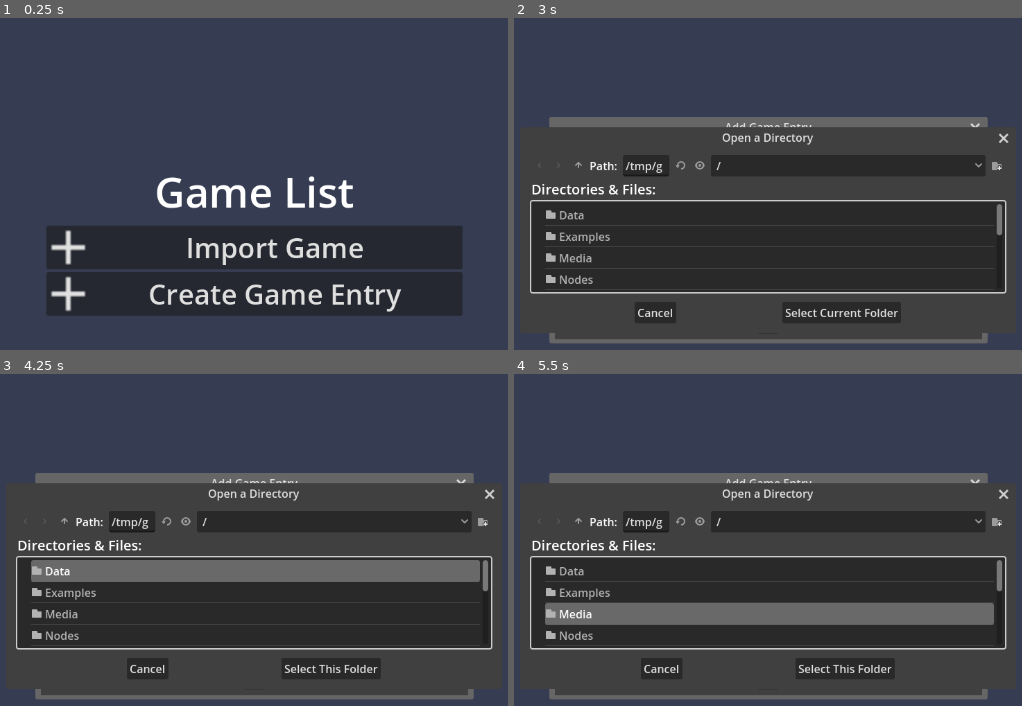
Above: before the commit, frames 1-4 (two rows, left to right).
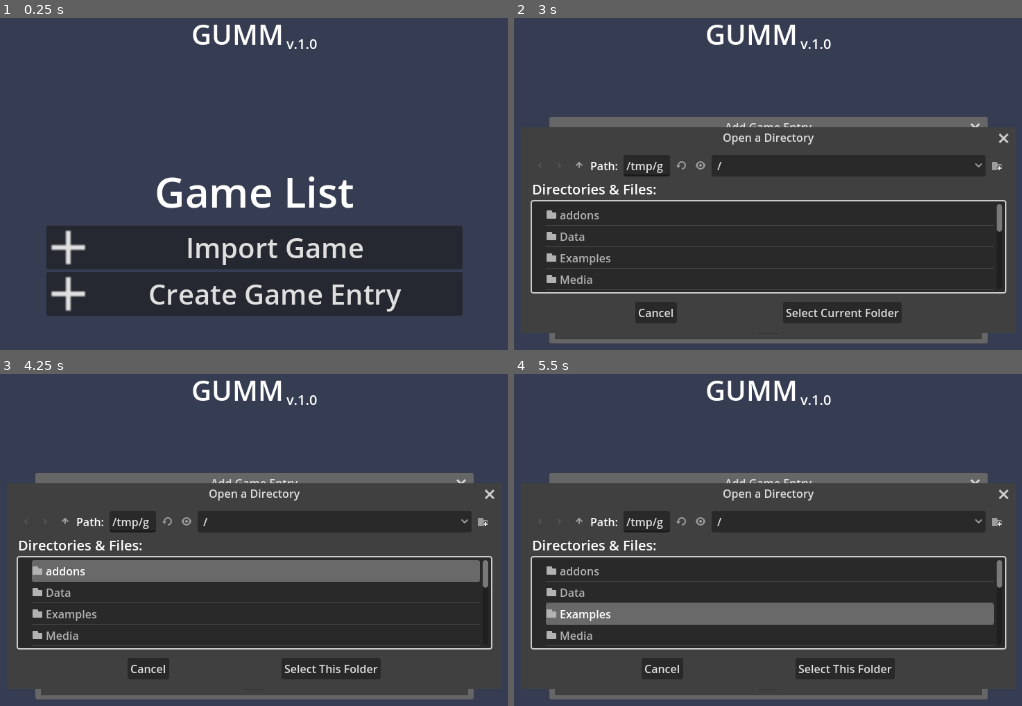
Above: after the commit, the same moments.

Repository: KoBeWi/Godot-Universal-Mod-Manager
Game: Godot game, scene res://Scenes/Main.tscn
Two runs of this game, one before a commit and one after it. Both use one fixed random seed, a clock stepped at 60 frames per second and the inputs below.
Inputs (mouse positions are in pixels of both pictures, inside the frame that each line leads up to):
- Up to frame 1 (0.25 s): no input
- Up to frame 2 (3 s): click "Import Game" at 0.5 s; click (803, 154) at 1.27 s; type "12" at 1.35 s; click (803, 180) at 1.5 s; type "12" at 1.58 s; click "Create Game Entry" at 2 s; click (966, 154) at 2.77 s
- Up to frame 3 (4.25 s): click "Copy Descriptor?" at 3.5 s
- Up to frame 4 (5.5 s): click "Import Game" at 4.25 s; click "Create Game Entry" at 5 s

The runs differ from the first frame. In frame 1, 0.7% of the frame differs, in the area x 37-63%, y 1-10%; in frame 2, 2.5%, in the area x 3-97%, y 1-91%; in frame 3, 2.2%; in frame 4, 2.2%.

Commit message:
Added version

Diff:
--- a/Scenes/Main.tscn
+++ b/Scenes/Main.tscn
@@ -1,8 +1,15 @@
-[gd_scene load_steps=4 format=3 uid="uid://jykr2g2kil0d"]
+[gd_scene load_steps=5 format=3 uid="uid://jykr2g2kil0d"]
 
 [ext_resource type="Script" path="res://Scenes/Main.gd" id="1_tstig"]
 [ext_resource type="Texture2D" uid="uid://s0pfm6agi7gy" path="res://Textures/Add.svg" id="1_ypae8"]
 [ext_resource type="PackedScene" uid="uid://o4ix83ajmoe2" path="res://Nodes/PathEdit.tscn" id="4_w173i"]
+
+[sub_resource type="GDScript" id="GDScript_llbit"]
+script/source = "extends Label
+
+func _ready() -> void:
+	text += preload(\"res://version.gd\").VERSION
+"
 
 [node name="Main" type="VBoxContainer"]
 anchors_preset = 15
@@ -15,6 +22,26 @@
 metadata/_edit_vertical_guides_ = []
 metadata/_edit_lock_ = true
 
+[node name="HBoxContainer" type="HBoxContainer" parent="."]
+layout_mode = 2
+size_flags_vertical = 2
+alignment = 1
+
+[node name="Label2" type="Label" parent="HBoxContainer"]
+layout_mode = 2
+size_flags_vertical = 2
+theme_override_font_sizes/font_size = 40
+text = "GUMM"
+horizontal_alignment = 1
+
+[node name="Label3" type="Label" parent="HBoxContainer"]
+layout_mode = 2
+size_flags_vertical = 8
+theme_override_font_sizes/font_size = 20
+text = "v."
+horizontal_alignment = 1
+script = SubResource("GDScript_llbit")
+
 [node name="Label" type="Label" parent="."]
 layout_mode = 2
 theme_override_font_sizes/font_size = 60
@@ -43,6 +70,10 @@
 text = "Create Game Entry"
 icon = ExtResource("1_ypae8")
 expand_icon = true
+
+[node name="Control" type="Control" parent="."]
+layout_mode = 2
+size_flags_vertical = 3
 
 [node name="AddGame" type="AcceptDialog" parent="."]
 unique_name_in_owner = true
--- a/project.godot
+++ b/project.godot
@@ -36,6 +36,10 @@
 
 window/subwindows/embed_subwindows=false
 
+[editor_plugins]
+
+enabled=PackedStringArray("res://addons/AutoExportVersion/plugin.cfg")
+
 [rendering]
 
 renderer/rendering_method="gl_compatibility"
--- /dev/null
+++ b/version.gd
@@ -0,0 +1,2 @@
+extends RefCounted
+const VERSION: String = "1.0"
Not shown, added: addons/AutoExportVersion/AutoExportVersion.gd
Not shown, added: addons/AutoExportVersion/plugin.cfg
Not shown, changed: export_presets.cfg
